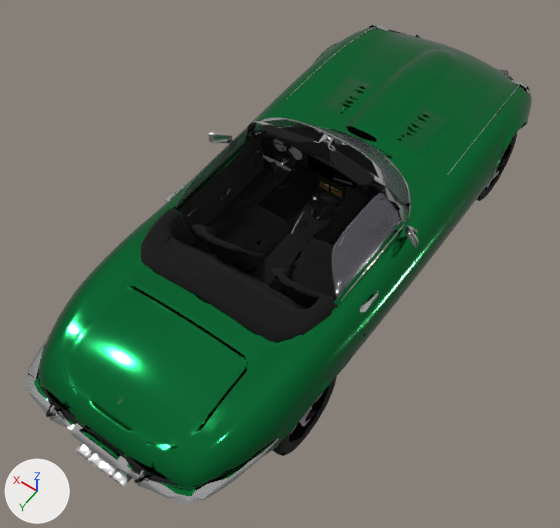
A saved change to the glTF model assets/cars/lod/etype.glb.
The view is the same before and after, from a camera (50 mm lens) standing at (-2.39, 3.9, 5.71) and looking at (0.01, 0.54, 0.44). The axes (+X, +Y, +Z) are drawn at lower left. The lights are the same throughout. The older version comes first. Vertices at exactly the same position are counted once.

Before the edit, the objects in view are built like this:
```python
ob_mesh_0 = bpy.data.objects.new('Mesh_0', me_mesh_0)
ob_mesh_0.parent = ob_car_q
ob_mesh_0.location = (-0.382, 1.0, -0.255)
ob_mesh_0.scale = (0.000122, 0.000122, 0.000122)
```
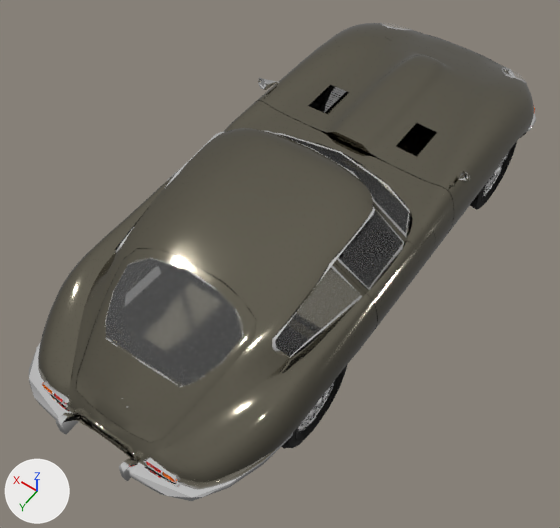
Boxes (x1, y1, x2, y2) around the edits, measured in the pictures (560 x 528 px):
'Mesh_0', surface changed, reshaped, moved, rescaled: before (25, 24, 532, 505); after (29, 23, 536, 501)
part 1 of me_mesh_0, rebuilt: before (34, 27, 532, 496); after (38, 23, 534, 487)
part 2 of me_mesh_0, rebuilt: before (272, 376, 337, 456); after (298, 380, 335, 432)
part 3 of me_mesh_0, rebuilt: before (476, 133, 517, 201); after (483, 153, 508, 196)
part 4 of me_mesh_0, rebuilt (not visible before): after (324, 87, 346, 113)
part 5 of me_mesh_0, deleted: before (67, 32, 512, 487)
part 6 of me_mesh_0, built on (mostly hidden before): before (25, 24, 531, 505); after (29, 23, 536, 501)

What changed in the scene script:
```text
Change mat_glass:
    mat_glass.alpha: 0.0 -> 0.1
Change me_mesh_0:
    used by ob_mesh_0; parent = ob_car_q; location = (-0.382, 1.0, -0.255); scale = (0.000122, 0.000122, 0.000122)
    remove me_mesh_0.from_pydata(...)  # 19809 vertices, 39236 faces; spans x 0.0..6256.0, y -16383.0..0.0, z 0.0..4172.0
    remove me_mesh_0.materials.append(mat_vpc_v1_010_body_slot_1)  # green #198948
    remove me_mesh_0.materials.append(mat_vpc_v1_010_body_slot_3)  # light grey #c7c7c7
    remove me_mesh_0.materials.append(mat_vpc_v1_010_body_slot_5)  # black #000000
    remove me_mesh_0.materials.append(mat_vpc_v1_010_06)  # red #8f001a
    add me_mesh_0.from_pydata(...)  # 13978 vertices, 32176 faces; spans x 0.0..6317.0, y -16383.0..0.0, z 0.0..4627.0
    me_mesh_0 part 1: the loose piece of 6593 vertices spanning x 0.0..6256.0, y -16067.0..-218.0, z 685.0..3169.0 is rebuilt with 2943 vertices and now spans x 0.0..6317.0, y -16139.0..-374.0, z 795.0..4627.0
    me_mesh_0 part 2: the loose piece of 443 vertices spanning x 236.0..1036.0, y -4862.0..-2556.0, z 9.0..2309.0 is rebuilt with 83 vertices and now spans x 298.0..858.0, y -4825.0..-3135.0, z 429.0..2103.0, in mat_flame (white #ffffff)
    me_mesh_0 part 3: the loose piece of 436 vertices spanning x 236.0..1010.0, y -14331.0..-12030.0, z 12.0..2313.0 is rebuilt with 77 vertices and now spans x 238.0..799.0, y -13706.0..-12016.0, z 429.0..2103.0, in mat_flame (white #ffffff)
    me_mesh_0 part 4: the loose piece of 429 vertices spanning x 5257.0..6031.0, y -14336.0..-12025.0, z 0.0..2311.0 is rebuilt with 82 vertices and now spans x 5518.0..6079.0, y -13690.0..-12032.0, z 429.0..2120.0, in mat_flame (white #ffffff)
    me_mesh_0 part 5: 152 loose pieces with 8972 vertices, spanning x 94.0..6162.0, y -16083.0..-27.0, z 594.0..4172.0, are deleted
    me_mesh_0 part 6: 2518 vertices removed from x 89.0..6167.0, y -16383.0..0.0, z 418.0..4157.0; 10713 vertices added at x 19.0..6298.0, y -16383.0..0.0, z 0.0..4255.0
    other edits to the shape of me_mesh_0 do not show in these pictures
    remove me_mesh_0.materials.append(mat_fara)  # white #e7e7e7, glowing yellow #eed212
    remove me_mesh_0.materials.append(mat_vpc_v1_010_body_slot_9)  # black #000000
    remove me_mesh_0.materials.append(mat_vpc_v1_010_body_slot_10)  # white #ffffff
    remove me_mesh_0.materials.append(mat_tormoz)  # white #e7e7e7
    remove me_mesh_0.materials.append(mat_vpc_v1_010_body_slot_11)  # white #ffffff
    remove me_mesh_0.materials.append(mat_vpc_v1_010_body_slot_12)  # light grey #d6d6d6
    remove me_mesh_0.materials.append(mat_vpc_v1_010_13)  # white #ffffff
    remove me_mesh_0.materials.append(mat_vpc_v1_010_body_slot_14)  # black #000000
    remove me_mesh_0.materials.append(mat_vpc_v1_010_15)  # dark grey #454545
    remove me_mesh_0.materials.append(mat_vpc_v1_010_16)  # grey #747474
    remove me_mesh_0.materials.append(mat_vpc_v1_010_body_slot_17)  # black #000000
    remove me_mesh_0.materials.append(mat_vpc_v1_010_18)  # light grey #cacaca
    remove me_mesh_0.materials.append(mat_vpc_v1_010_19)  # brown #6a4a12
    remove me_mesh_0.materials.append(mat_vpc_v1_010_20)  # light grey #cacaca
    remove me_mesh_0.materials.append(mat_vpc_v1_010_21)  # light grey #e3e3e3
    remove me_mesh_0.materials.append(mat_vpc_v1_010_body_slot_4)  # grey #84858f
    remove me_mesh_0.materials.append(mat_vpc_v1_010_body_slot_22)  # black #000000
    remove me_mesh_0.materials.append(mat_vpc_v1_010_body_slot_23)  # black #000000
    remove me_mesh_0.materials.append(mat_vpc_v1_010_body_slot_24)  # grey #b6b6b6
    remove me_mesh_0.materials.append(mat_vpc_v1_010_25)  # black #000000
    remove me_mesh_0.materials.append(mat_vpc_v1_010_29)  # dark grey #454545
    remove me_mesh_0.materials.append(mat_vpc_v1_010_body_slot_30)  # yellow #fff400
    remove me_mesh_0.materials.append(mat_vpc_v1_010_body_slot_2)  # grey #898892
    remove me_mesh_0.materials.append(mat_vpc_v1_010_body_slot_8)  # black #000000
    remove me_mesh_0.materials.append(mat_vpc_v1_010_body_slot_27)  # grey #979b92
    remove me_mesh_0.materials.append(mat_vpc_v1_010_body_slot_26)  # white #f5f5f5
    remove me_mesh_0.materials.append(mat_vpc_v1_010_body_slot_28)  # black #000000
    remove me_mesh_0.materials.append(mat_vpc_v1_010_body_slot_31)  # black #000000
    remove me_mesh_0.materials.append(mat_vpc_v1_010_body_slot_32)  # black #000000
    remove me_mesh_0.materials.append(mat_vpc_v1_010_wheels_slot_1_002)  # grey #b1a8b0
    remove me_mesh_0.materials.append(mat_vpc_v1_010_wheels_slot_2_001)  # black #0e0000
    remove me_mesh_0.materials.append(mat_vpc_v1_010_wheels_slot_3_001)  # black #000000
    remove me_mesh_0.materials.append(mat_vpc_v1_010_wheels_slot_4_001)  # black #000000
    add me_mesh_0.materials.append(mat_body)  # grey #857f71
    add me_mesh_0.materials.append(mat_flame)  # white #ffffff
    add me_mesh_0.materials.append(mat_yellow)  # orange #ff7200
    add me_mesh_0.materials.append(mat_material)  # red #ff1300
Change ob_mesh_0:
    remove ob_mesh_0.parent = ob_car_q
    ob_mesh_0.location: (-0.382, 1.0, -0.255) -> (-1.076, 2.796, -0.00677)
    ob_mesh_0.scale: (0.000122, 0.000122, 0.000122) -> (0.000341, 0.000341, 0.000341)
```
